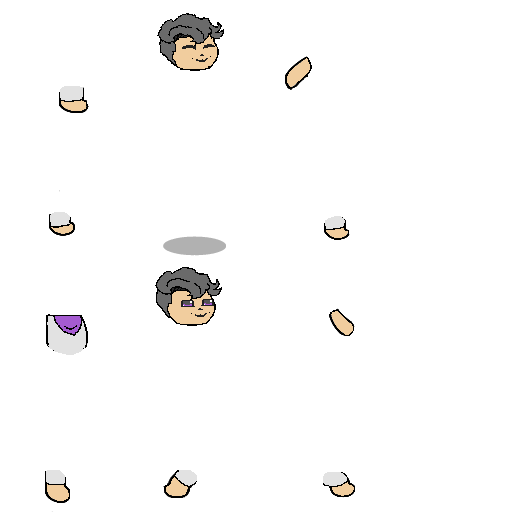
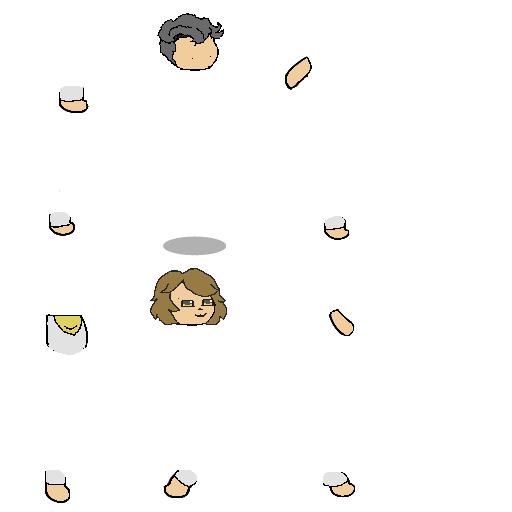
Before/after of a 512 x 512 layered artwork. What changed in the layer stack:
added layer "main hair" (1st of 2) above "main hair Copy" over [149, 268, 227, 325]
moved "LFace" above "lineart", painted on it over [172, 54, 214, 324]
moved "lineart" above "main hair", painted on it over [55, 44, 227, 334]
hid "main hair" (2nd of 2) over [155, 267, 222, 318]
hid "UFace" over [182, 44, 215, 62]
